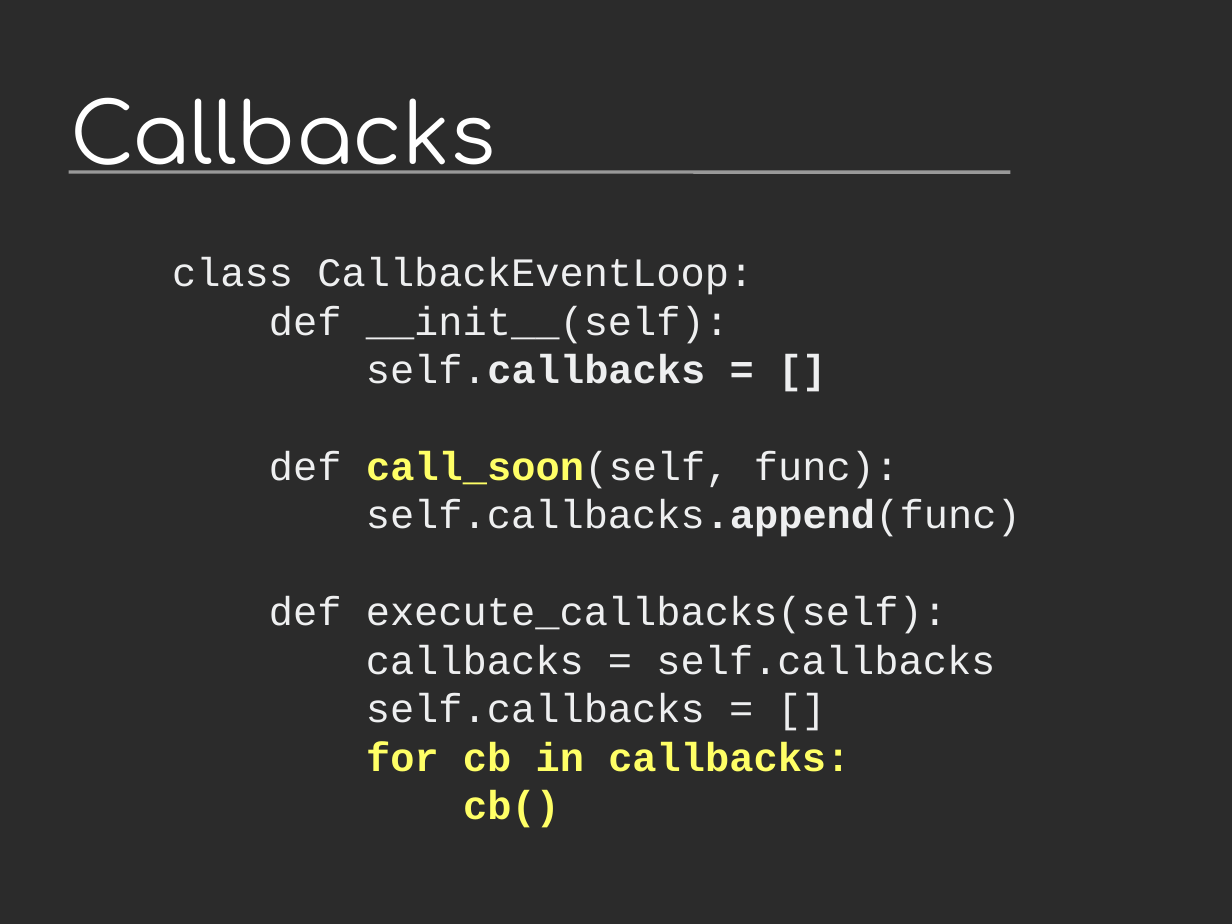
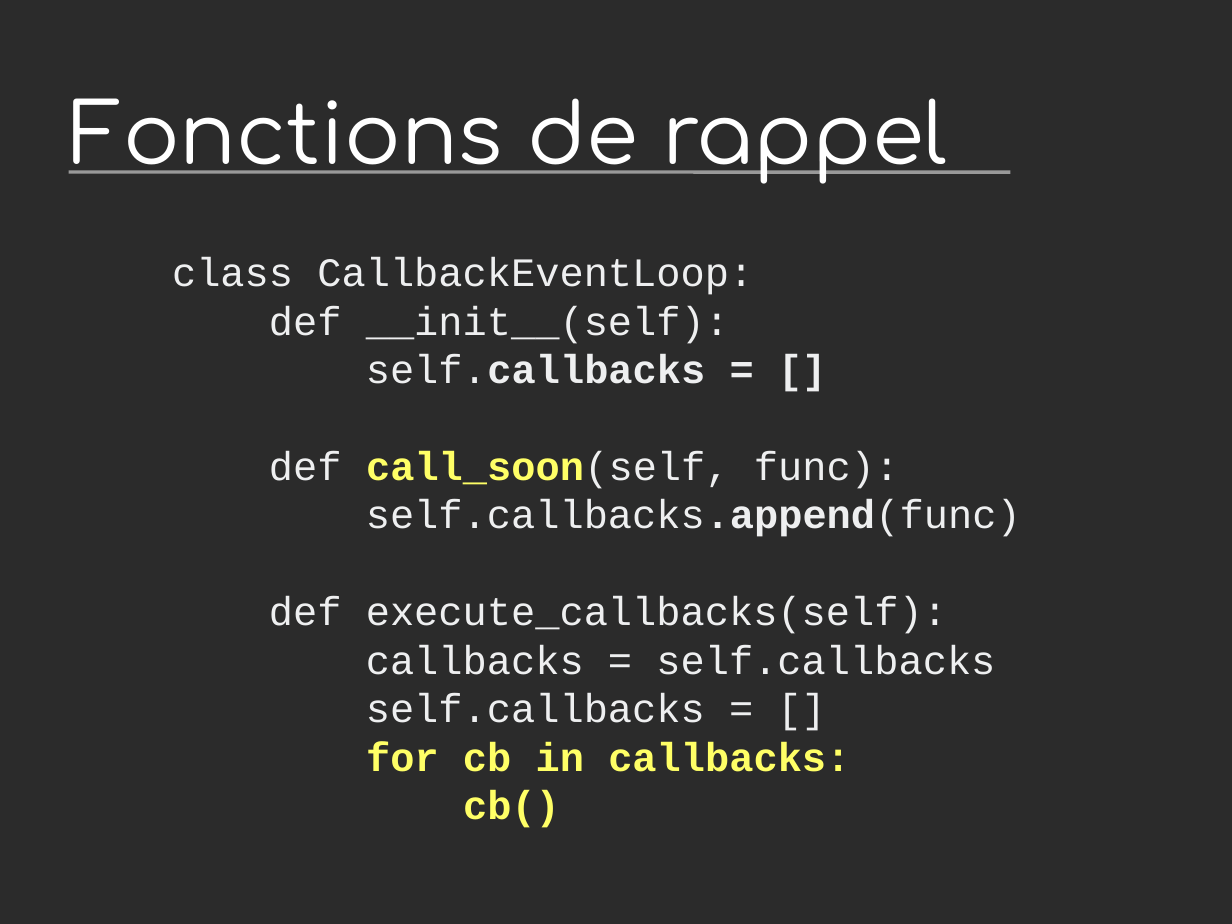
Before and after one commit to vstinner/talks, a slide deck: slide 5 of 2014-Pycon-Lyon/asyncio.odp. Drawn at 1232x924 pixels with LibreOffice and Linux fonts; fonts in the diff are those of the drawing; background and template pictures are left out; a plain dark background stands for a picture behind light text. Boxes give left, top, right and bottom in pixels: in the first picture for what was removed or moved away, otherwise in the second. Text is boxed around its words. In the diff, an @@ line names an element or a change of style, - is before the commit and + after.

```diff
--- a/2014-Pycon-Lyon/asyncio.odp
+++ b/2014-Pycon-Lyon/asyncio.odp
@@ title at (x1=71, y1=98, x2=947, y2=184): text changed @@
-Callbacks
+Fonctions de rappel
```
Also in this commit, not shown: 13 other slides changed, 32 slides added, 18 slides removed, 11 other files.
